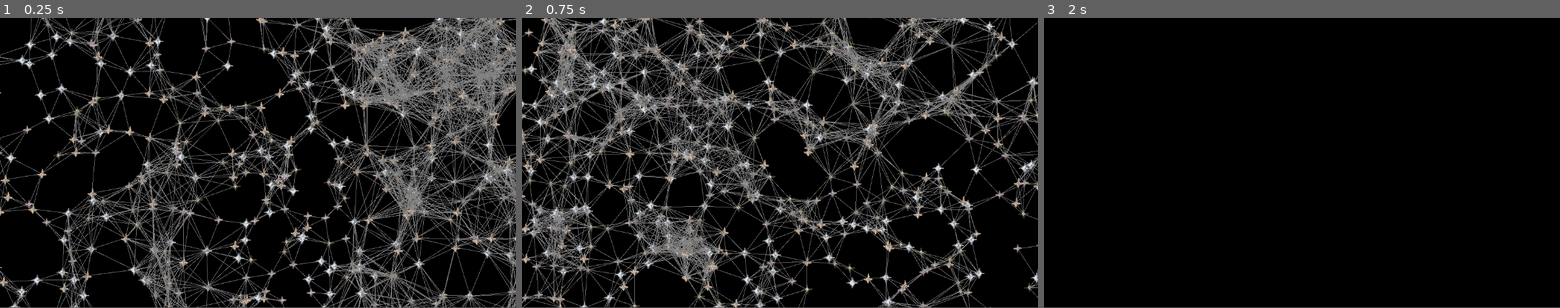
Above: before the commit, frames 1-3 (left to right).
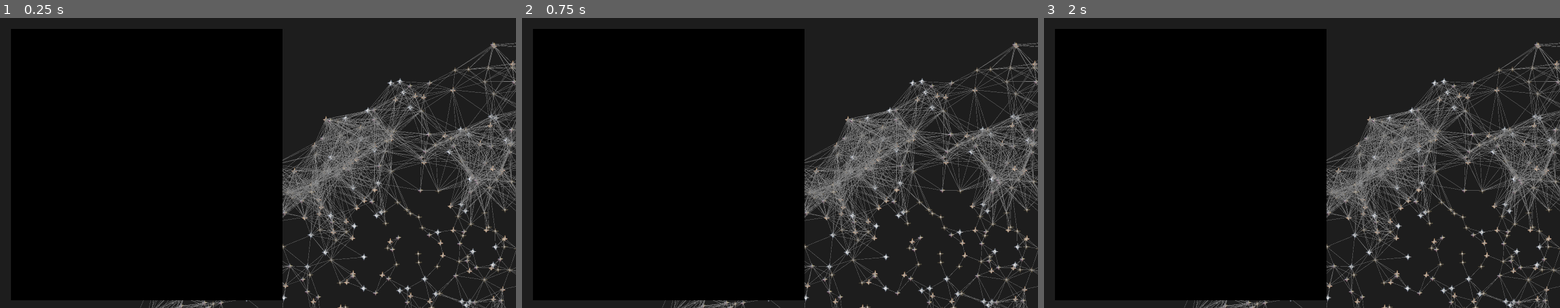
Above: after the commit, the same moments.

Repository: EllieRasmussen/Von-Neumann
Game: Godot game, scene res://Scenes/game.tscn
The game is run twice, just before and just after one commit, with the same random seed, the same clock (stepped at 60 frames per second) and the same inputs. The project has no main scene, so this scene is started directly.
Inputs (mouse positions are in pixels of both pictures, inside the frame that each line leads up to):
- Up to frame 1 (0.25 s): no input
- Up to frame 2 (0.75 s): tap Enter at 0.5 s; move the mouse to (893, 148) at 0.52 s; press the mouse at (893, 148) at 0.53 s; hold D (Right) from 0.53 s (still down)
- Up to frame 3 (2 s): tap Space at 1.25 s; move the mouse to (1198, 177) at 1.27 s; release D (Right) at 1.28 s; release the mouse at (1198, 177) at 1.28 s; hold S (Down) from 1.28 s (still down); tap Mouse wheel down (Scroll Down) at 1.35 s
In our replay, the window is 800x449 before the commit and 800x450 after it. These sizes can differ from the game's own. Grey fills any space a smaller window leaves; there, only what the larger window draws over its background counts as a difference.

The runs differ from the first frame. In frame 1, 56% of the frame differs, in the area x 0-100%, y 0-100%; in frame 2, 67%; in frame 3, 51%.

Commit message:
I will fight project settings until the day I die

Diff:
--- a/von-neumann/Scenes/game.tscn
+++ b/von-neumann/Scenes/game.tscn
@@ -6,29 +6,22 @@
 
 [node name="Game" type="Node2D" node_paths=PackedStringArray("cam")]
 script = ExtResource("1_ebmjs")
-cam = NodePath("galaxy_camera")
+cam = NodePath("SubViewportContainer/SubViewport/galaxy_camera")
 cam_speed = 10000.0
 
-[node name="galaxy_camera" type="Camera2D" parent="."]
-
-[node name="Control" type="Control" parent="."]
-layout_mode = 3
-anchors_preset = 0
+[node name="SubViewportContainer" type="SubViewportContainer" parent="."]
+z_index = 1
 offset_left = 40.0
 offset_top = 40.0
 offset_right = 1040.0
 offset_bottom = 1040.0
 
-[node name="SubViewportContainer" type="SubViewportContainer" parent="Control"]
-z_index = 1
-layout_mode = 0
-offset_right = 1000.0
-offset_bottom = 1000.0
-
-[node name="SubViewport" type="SubViewport" parent="Control/SubViewportContainer"]
+[node name="SubViewport" type="SubViewport" parent="SubViewportContainer"]
 handle_input_locally = false
 size = Vector2i(1000, 1000)
 render_target_update_mode = 4
+
+[node name="galaxy_camera" type="Camera2D" parent="SubViewportContainer/SubViewport"]
 
 [node name="MARKER - BOTTOM RIGHT CORNER" type="Sprite2D" parent="."]
 visible = false
--- a/von-neumann/project.godot
+++ b/von-neumann/project.godot
@@ -16,6 +16,8 @@
 
 [display]
 
+window/size/viewport_width=1920
+window/size/viewport_height=1080
 window/stretch/mode="viewport"
 window/stretch/scale=1.01
 
